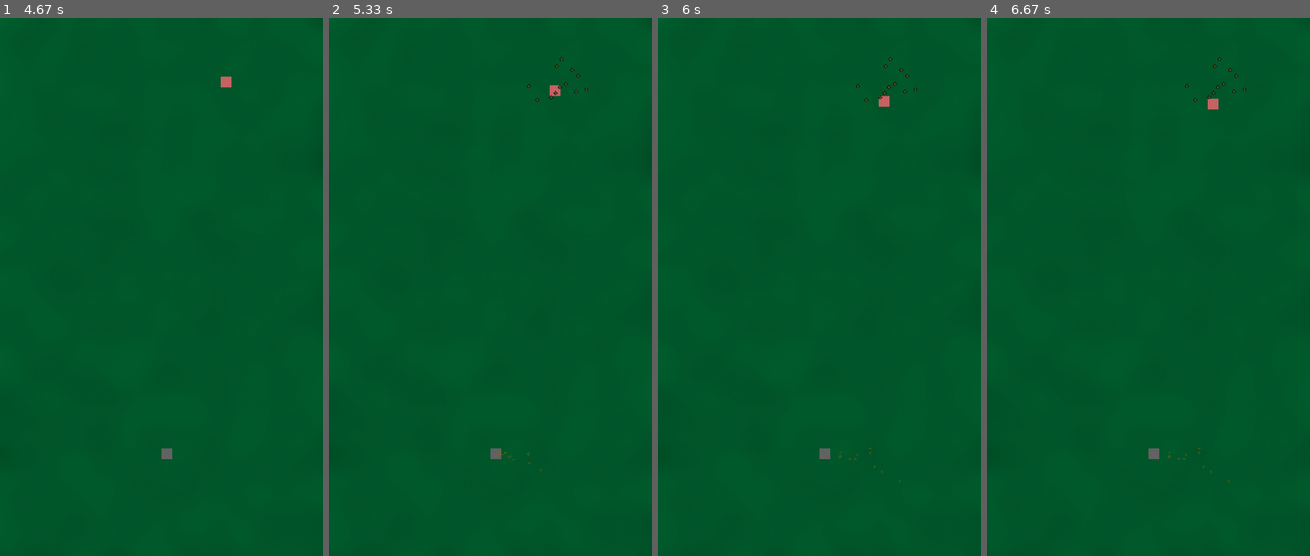
Above: before the commit, frames 1-4 (left to right).
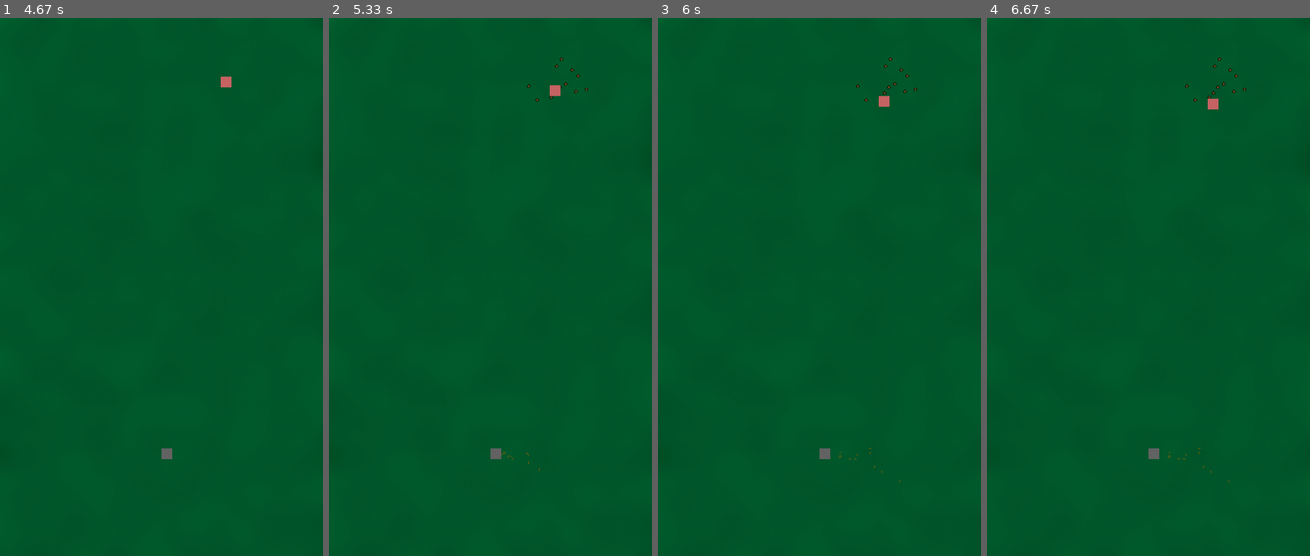
Above: after the commit, the same moments.

Repository: SNIPRS/mnb_halo
Game: pygame game, started from main.py
Same seed, same stepped clock (60 frames per second), same inputs: the game is played once before the commit and once after it.
Inputs:
- Up to frame 1 (4.67 s): no input
- Up to frame 2 (5.33 s): no input
- Up to frame 3 (6 s): no input
- Up to frame 4 (6.67 s): no input

Frame 1 is identical in both runs. In frame 2, less than 0.1% of the frame differs, in the area x 52-72%, y 12-85%; in frame 3, less than 0.1%; in frame 4, less than 0.1%.

Commit message:
spotting fix

Diff:
--- a/ai/character_ai.py
+++ b/ai/character_ai.py
@@ -74,4 +74,4 @@
         pass
 
     def can_kill(self):
-        return self.char.health < 0 or self.char.y > G.HEIGHT + 10
+        return self.char.health <= 0 or self.char.y > G.HEIGHT + 10
--- a/ai/game_master.py
+++ b/ai/game_master.py
@@ -22,6 +22,7 @@
         G.CHAR_AI_ALL.add(enemy)
 
     def _cleanup(self):
+        print('cleanup')
         for c in G.CHAR_AI_ALL:
             if c.can_kill():
                 c.kill()
--- a/main.py
+++ b/main.py
@@ -29,14 +29,15 @@
                 sys.exit()
         G.WINDOW.blit(G.BACKGROUND_IMG,(0, 0))
 
+        for eff in G.DECALS:
+            eff.frame()
         # update character state
         player.frame()
         enemy_manager.frame()
 
         for eff in G.FIRING_EFFECTS:
             eff.frame()
-        for eff in G.DECALS:
-            eff.frame()
+
 
         pygame.display.update()
         G.CLOCK.tick(G.FPS)
--- a/sprite/decal.py
+++ b/sprite/decal.py
@@ -67,7 +67,6 @@
                  size: int = 0, decay_time: int = 3*G.FPS):
         super().__init__(start, duration)
         theta = np.arctan2(direction[1], direction[0]) * 360 / G.TAU + 90
-        print(theta)
         fpath = 'assets/decals/small_bullet_impact.png'
         bullet = pygame.transform.smoothscale(pygame.image.load(fpath).convert_alpha(), (10, 10)) # save image later
         self.rot = pygame.transform.rotate(bullet, theta)
--- a/weapons/spotter.py
+++ b/weapons/spotter.py
@@ -36,7 +36,7 @@
         return res
 
     def valid_target(self, actor: Union[None, Character], other: Union[None, Character]) -> bool:
-        if actor is None or other is None or other.health <= 0:
+        if actor is None or other is None or other.health < 0:
             return False
         return (actor.faction != other.faction and random() < other.spotted_chance and
             distance((actor.x, actor.y), (other.x, other.y)) <= actor.spotting_range)
